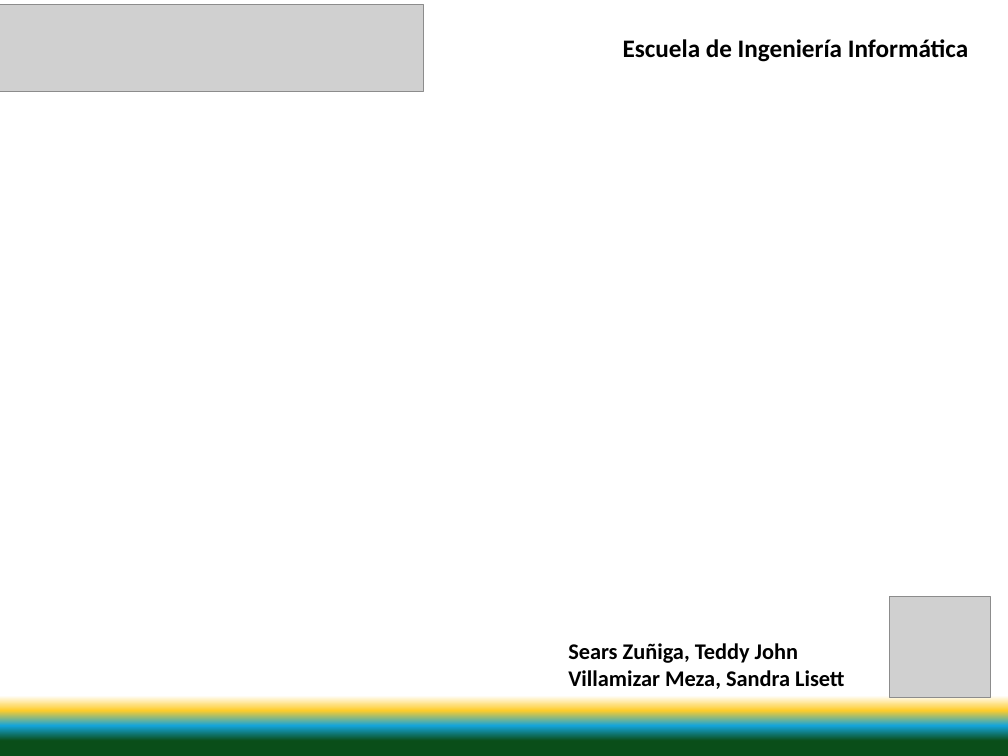
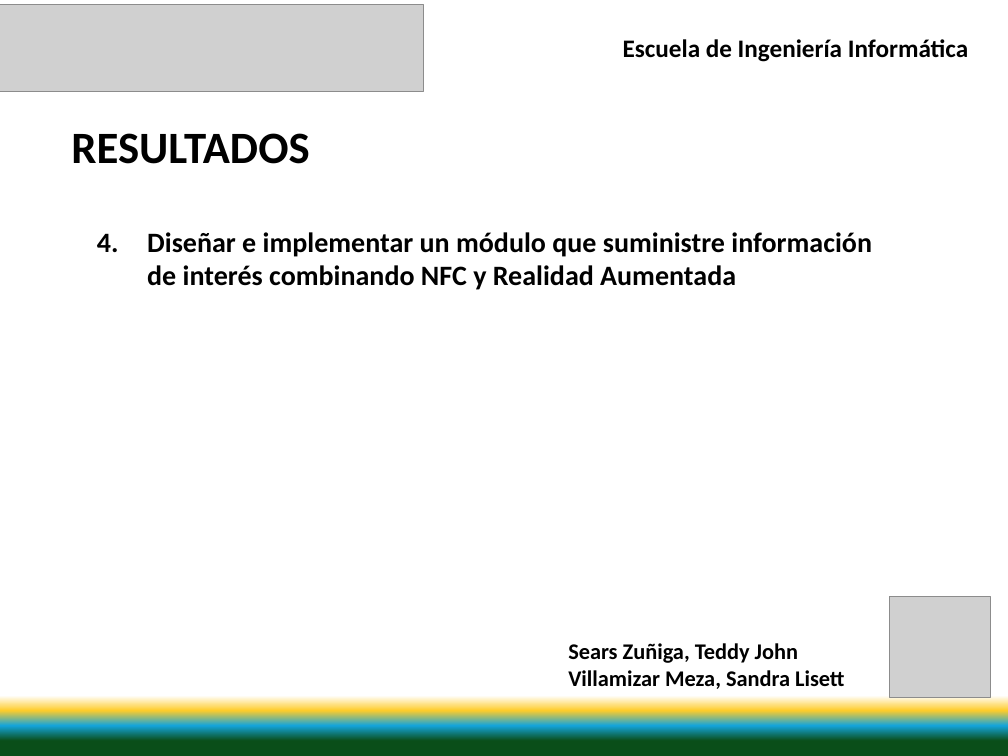
Before and after one commit to svillami/SanTed, a slide deck: slide 28 of Documentacion/Presentacion/Presentacion V1.0.pptx (slide 21 before the commit). Drawn at 1008x756 pixels with LibreOffice and Linux fonts; fonts in the diff are those of the drawing; grey boxes stand for pictures. Boxes give left, top, right and bottom in pixels: in the first picture for what was removed or moved away, otherwise in the second. Text is boxed around its words. In the diff, an @@ line names an element or a change of style, - is before the commit and + after.

Commit message:
Resultados
Se agragan algunos de los resultados.

```diff
--- a/Documentacion/Presentacion/Presentacion V1.0.pptx
+++ b/Documentacion/Presentacion/Presentacion V1.0.pptx
@@ text added at [71,133,309,164], 32 pt, text #000000, bold @@
+RESULTADOS
@@ text added at [147,232,872,290], 20 pt, text #000000, bold @@
+4. Diseñar e implementar un módulo que suministre información de interés combinando NFC y Realidad Aumentada
```
Also in this commit, not shown: 23 other slides changed, 11 slides added, 2 other files.
